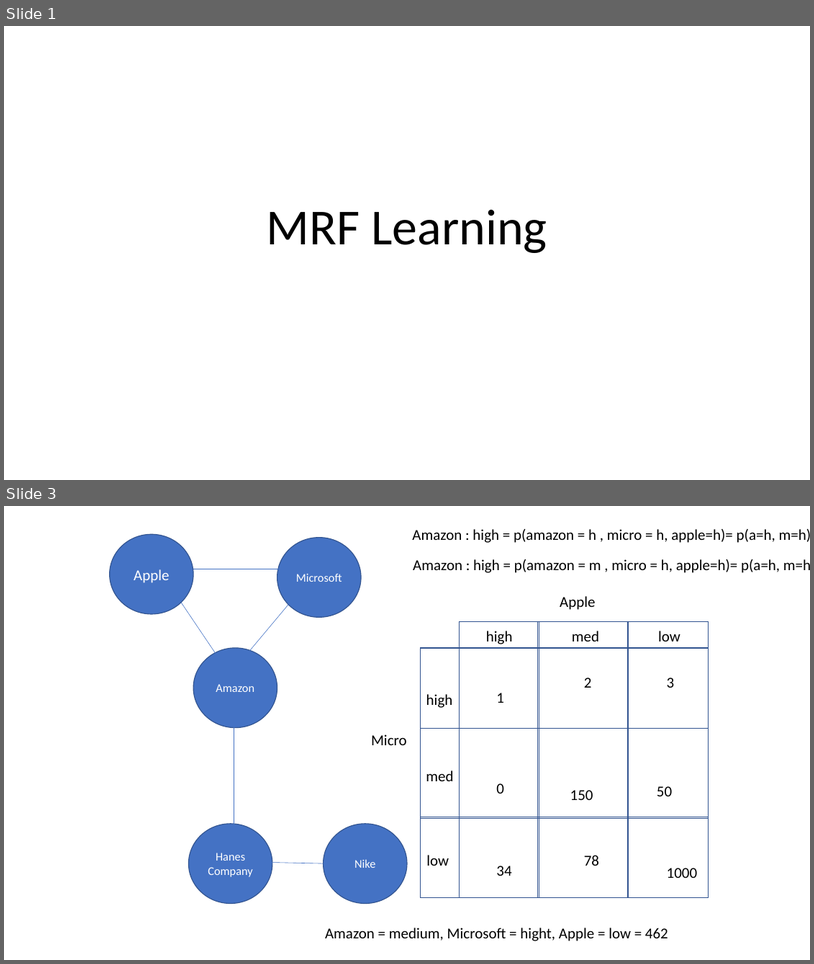
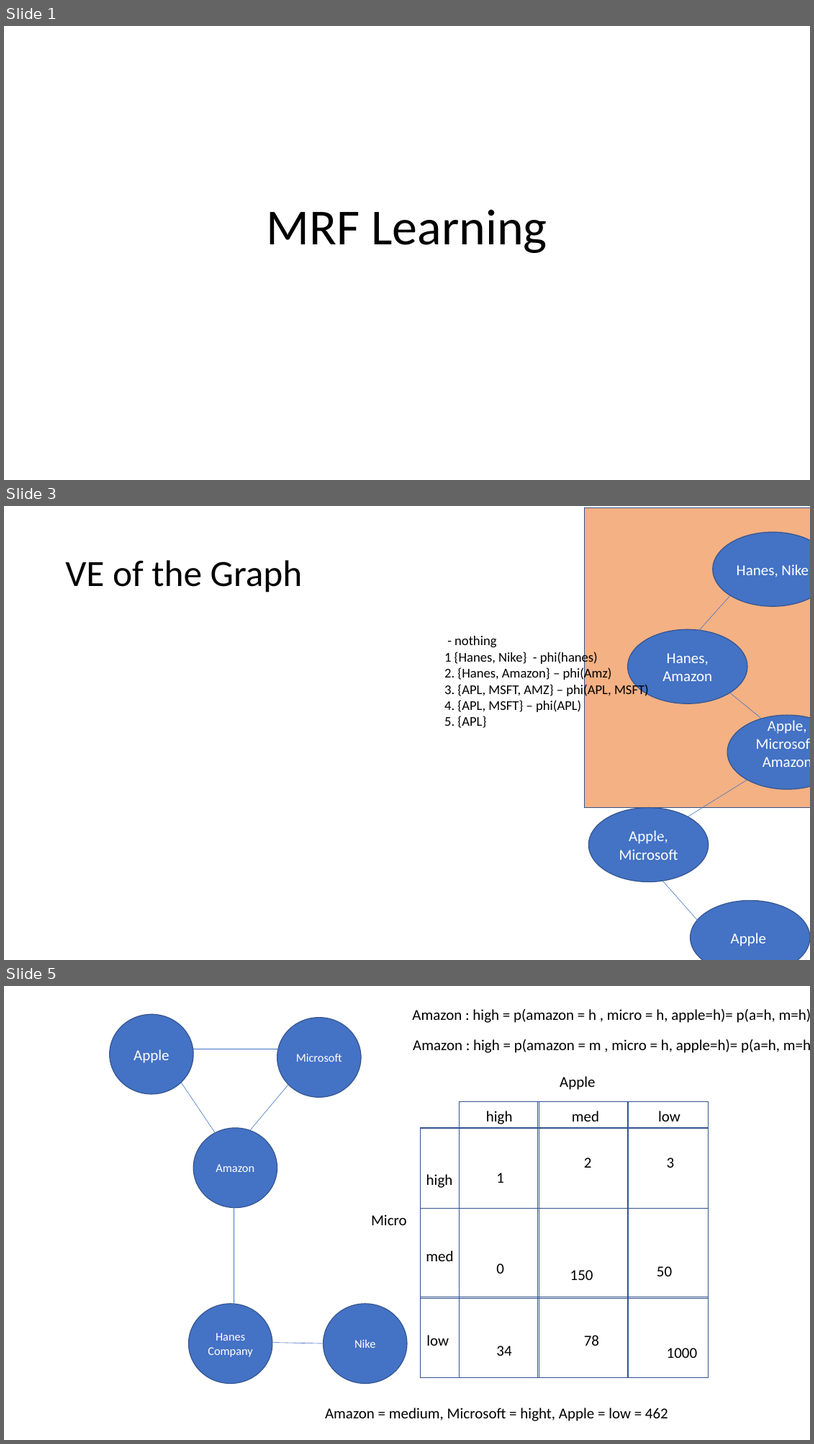
Before and after one commit to tuf22191/pgm_ai_learning, a slide deck: MRF Learning.pptx. Shown one above the other, each under a label of ours: slides 1 and 3 before the commit, slides 1, 3 and 5 after it; the slides between them are not shown. The pictures are 814x964 and 814x1444 pixels, drawn with LibreOffice and Linux fonts; fonts in the diff are those of the drawing; grey boxes stand for pictures. Boxes give left, top, right and bottom in pixels: in the first picture for what was removed or moved away, otherwise in the second. Text is boxed around its words. In the diff, an @@ line names an element or a change of style, - is before the commit and + after.

```diff
--- a/MRF Learning.pptx
+++ b/MRF Learning.pptx
@@ slide 3 added at <box>4,506,810,960</box>, background #FFFFFF @@
@@ rectangle added at <box>585,508,810,807</box>, fill #F4B183, outline #325491 1 pt @@
@@ ellipse added at <box>713,532,810,606</box>, fill #4472C4, outline #325491 1 pt, 18 pt, text #FFFFFF @@
+Hanes, Nike
@@ title added at <box>65,560,303,592</box>, 44 pt, text #000000 @@
+VE of the Graph
@@ line added from (730, 595) to (691, 641), #4472C4 0.5 pt @@
@@ ellipse added at <box>628,629,748,704</box>, fill #4472C4, outline #325491 1 pt, 18 pt, text #FFFFFF @@
+Hanes, Amazon
@@ text added at <box>445,636,649,728</box>, 16 pt, text #000000 @@
+- nothing
+1 {Hanes, Nike} - phi(hanes)
+2. {Hanes, Amazon} – phi(Amz)
+3. {APL, MSFT, AMZ} – phi(APL, MSFT)
+4. {APL, MSFT} – phi(APL)
+5. {APL}
@@ line added from (730, 693) to (795, 745), #4472C4 0.5 pt @@
@@ ellipse added at <box>728,715,810,789</box>, fill #4472C4, outline #325491 1 pt, 18 pt, text #FFFFFF @@
+Apple, Microsoft, Amazon
@@ line added from (748, 780) to (652, 839), #4472C4 0.5 pt @@
@@ ellipse added at <box>589,807,709,882</box>, fill #4472C4, outline #325491 1 pt, 18 pt, text #FFFFFF @@
+Apple, Microsoft
@@ line added from (651, 867) to (713, 937), #4472C4 0.5 pt @@
@@ ellipse added at <box>691,901,810,960</box>, fill #4472C4, outline #325491 1 pt, 18 pt, text #FFFFFF @@
+Apple
@@ what was slide 3 is now slide 5 @@
```
Also in this commit, not shown: 1 slide changed, 1 other slide added, 3 other files.
